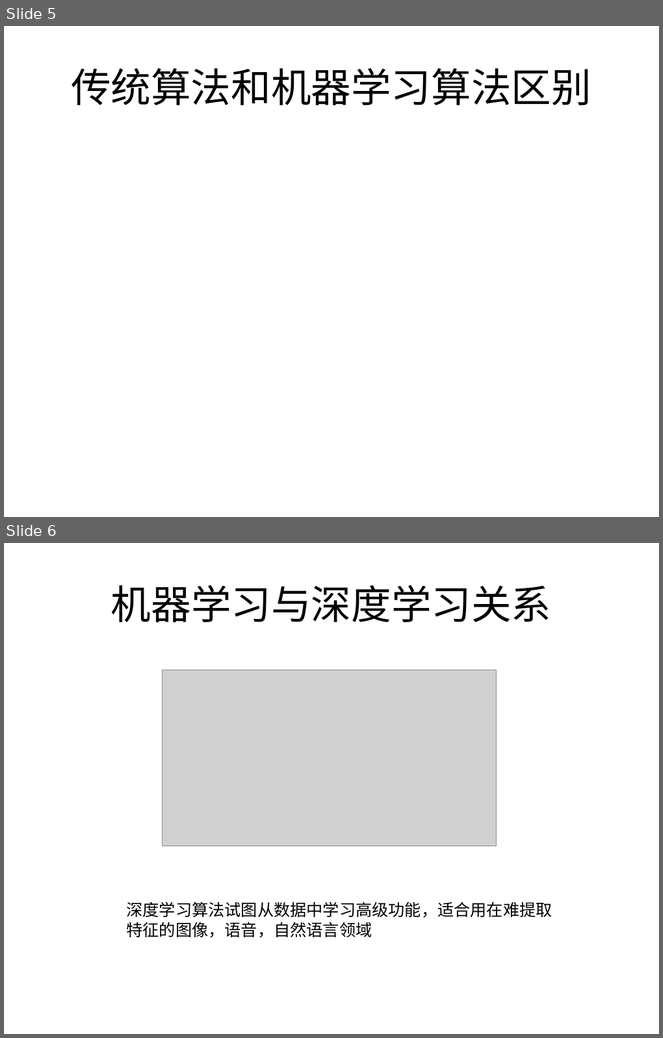
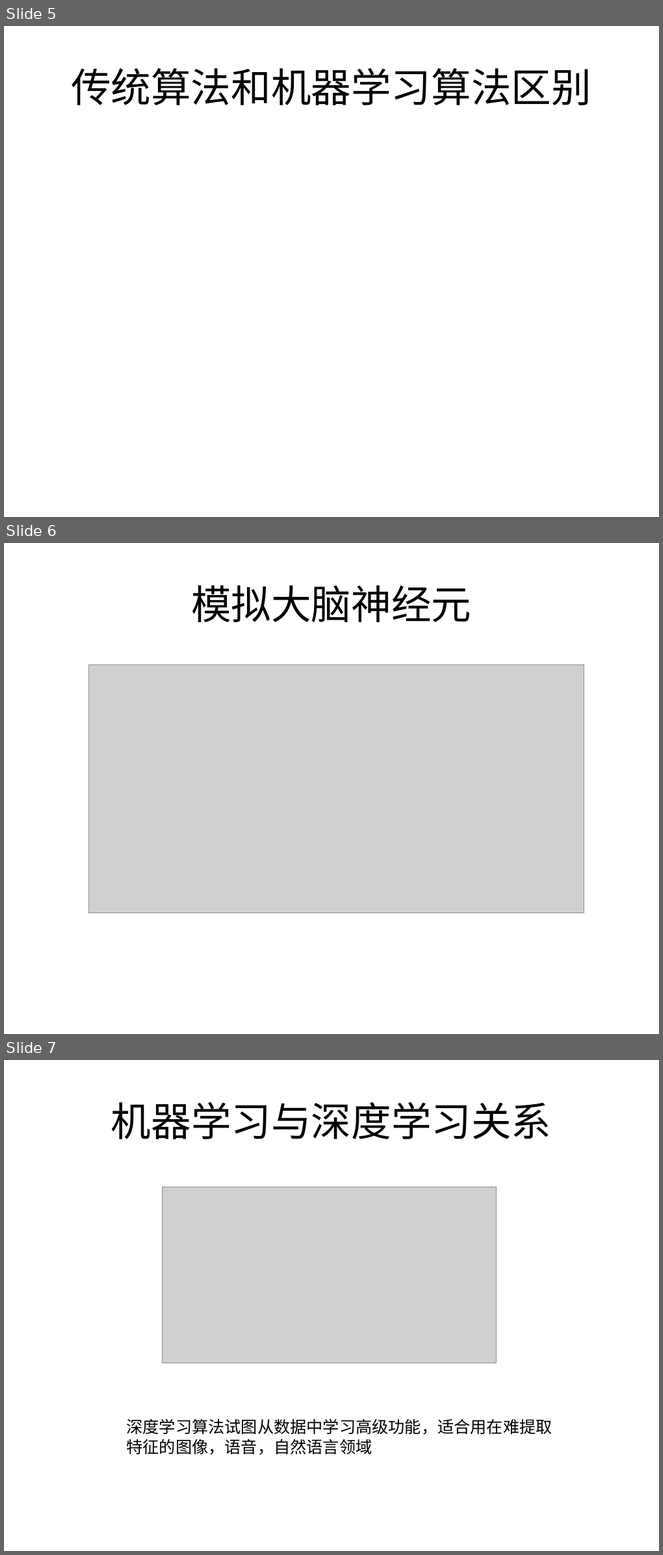
Before and after one commit to logcoding/DeepLearning, a slide deck: 机器学习&深度学习介绍.pptx. Shown one above the other, each under a label of ours: slides 5 and 6 before the commit, slides 5, 6 and 7 after it. The pictures are 663x1038 and 663x1555 pixels, drawn with LibreOffice and Linux fonts; fonts in the diff are those of the drawing; grey boxes stand for pictures. Boxes give left, top, right and bottom in pixels: in the first picture for what was removed or moved away, otherwise in the second. Text is boxed around its words. In the diff, an @@ line names an element or a change of style, - is before the commit and + after.

```diff
--- a/机器学习&深度学习介绍.pptx
+++ b/机器学习&深度学习介绍.pptx
@@ slide 6 added at (x1=4, y1=543, x2=659, y2=1034), background #FFFFFF @@
@@ title added at (x1=191, y1=585, x2=471, y2=622), 44 pt, text #000000 @@
+模拟大脑神经元
@@ picture added at (x1=89, y1=665, x2=584, y2=913) @@
@@ what was slide 6 is now slide 7 @@
```
Also in this commit, not shown: 1 slide changed, 11 other slides added, 1 slide removed, 13 other files.
